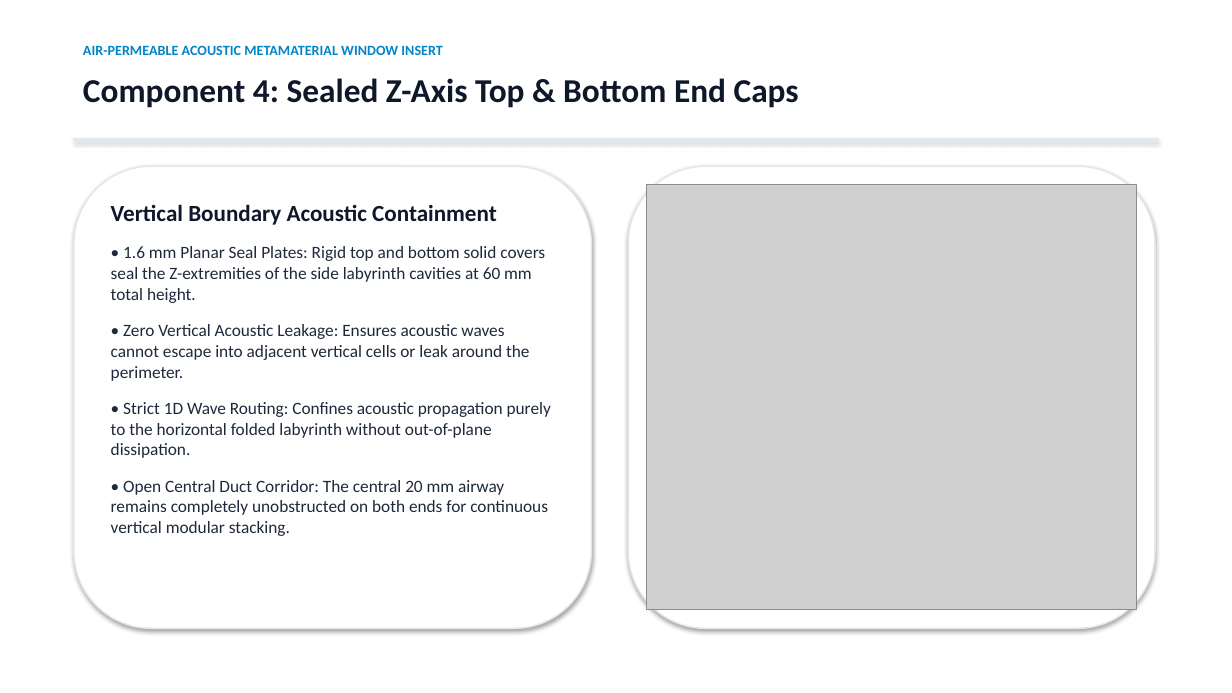
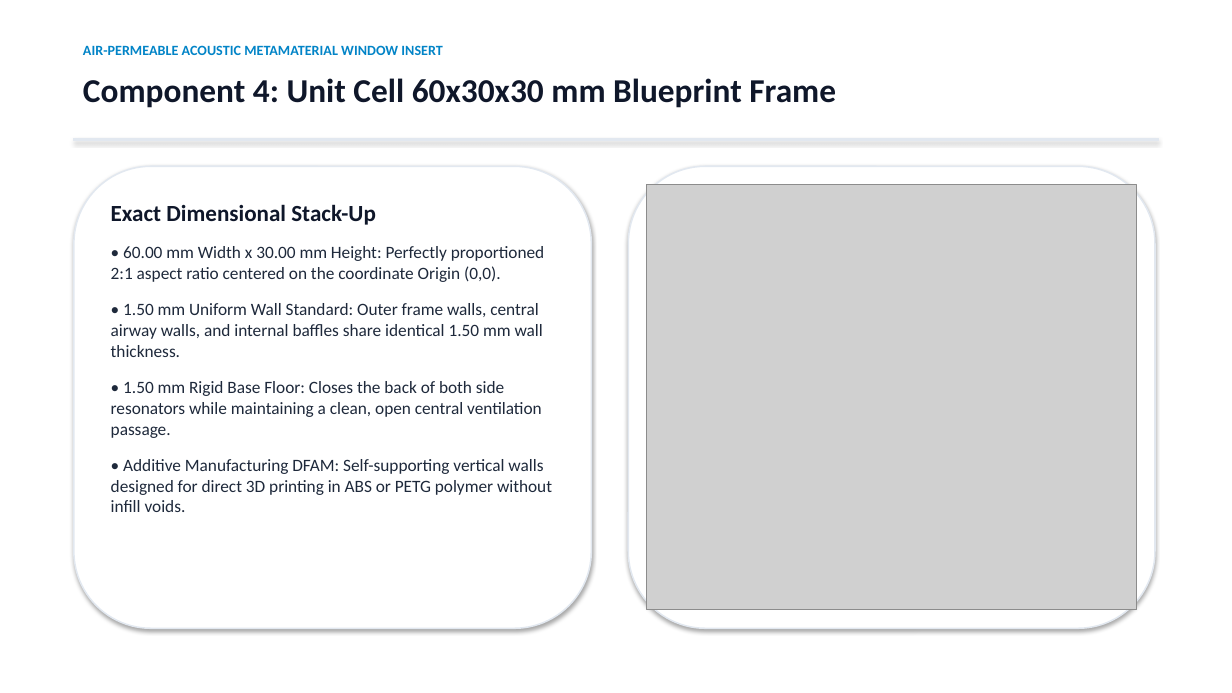
Before and after one commit to ninja967/Air-Permeable-Acoustic-Metamaterial-Window-Insert, a slide deck: slide 8 of Acoustic_Metamaterial_Presentation.pptx. Drawn at 1232x693 pixels with LibreOffice and Linux fonts; fonts in the diff are those of the drawing; grey boxes stand for pictures. Boxes give left, top, right and bottom in pixels: in the first picture for what was removed or moved away, otherwise in the second. Text is boxed around its words. In the diff, an @@ line names an element or a change of style, - is before the commit and + after.

Commit message:
Update SolidWorks models, renders, presentation, and docs to match user blueprint visual (1.50mm walls, 2.00mm slit, 3D cutaway view)

```diff
--- a/Acoustic_Metamaterial_Presentation.pptx
+++ b/Acoustic_Metamaterial_Presentation.pptx
@@ text at (83, 78, 836, 108): text changed @@
-Component 4: Sealed Z-Axis Top & Bottom End Caps
+Component 4: Unit Cell 60x30x30 mm Blueprint Frame
@@ text at (111, 204, 552, 512): text changed @@
-Vertical Boundary Acoustic Containment
-• 1.6 mm Planar Seal Plates: Rigid top and bottom solid covers seal the Z-extremities of the side labyrinth cavities at 60 mm total height.
-• Zero Vertical Acoustic Leakage: Ensures acoustic waves cannot escape into adjacent vertical cells or leak around the perimeter.
-• Strict 1D Wave Routing: Confines acoustic propagation purely to the horizontal folded labyrinth without out-of-plane dissipation.
-• Open Central Duct Corridor: The central 20 mm airway remains completely unobstructed on both ends for continuous vertical modular stacking.
+Exact Dimensional Stack-Up
+• 60.00 mm Width x 30.00 mm Height: Perfectly proportioned 2:1 aspect ratio centered on the coordinate Origin (0,0).
+• 1.50 mm Uniform Wall Standard: Outer frame walls, central airway walls, and internal baffles share identical 1.50 mm wall thickness.
+• 1.50 mm Rigid Base Floor: Closes the back of both side resonators while maintaining a clean, open central ventilation passage.
+• Additive Manufacturing DFAM: Self-supporting vertical walls designed for direct 3D printing in ABS or PETG polymer without infill voids.
```
Also in this commit, not shown: 5 other slides changed, 20 other files.
